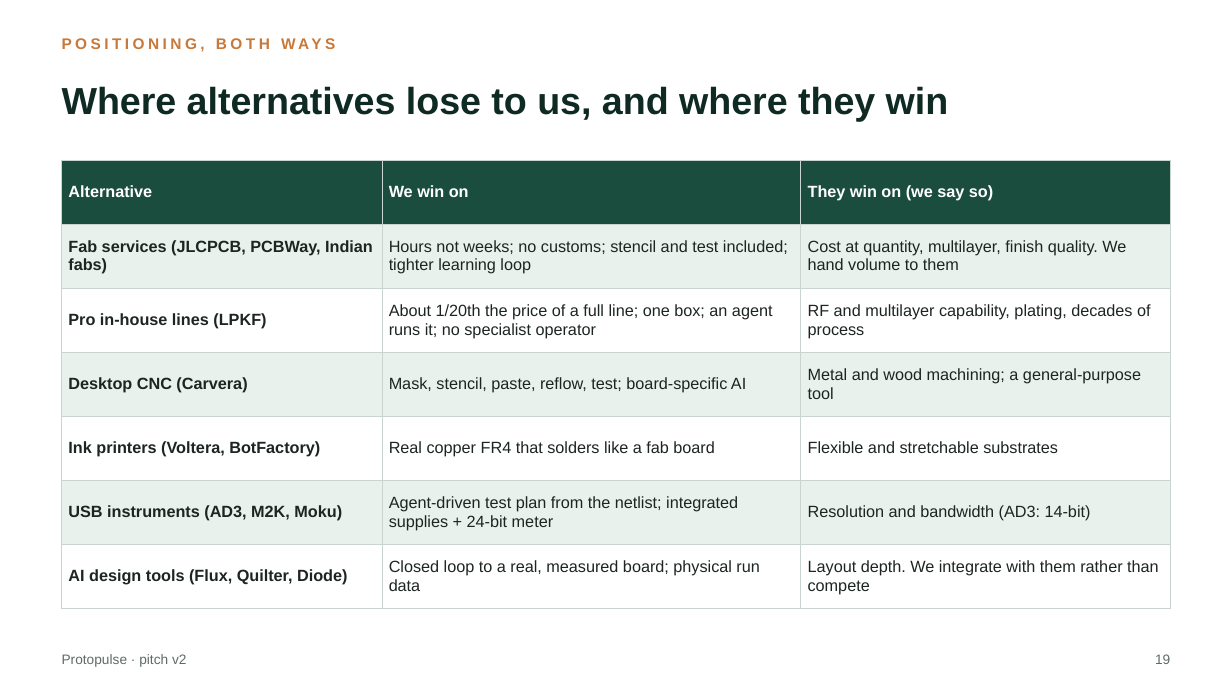
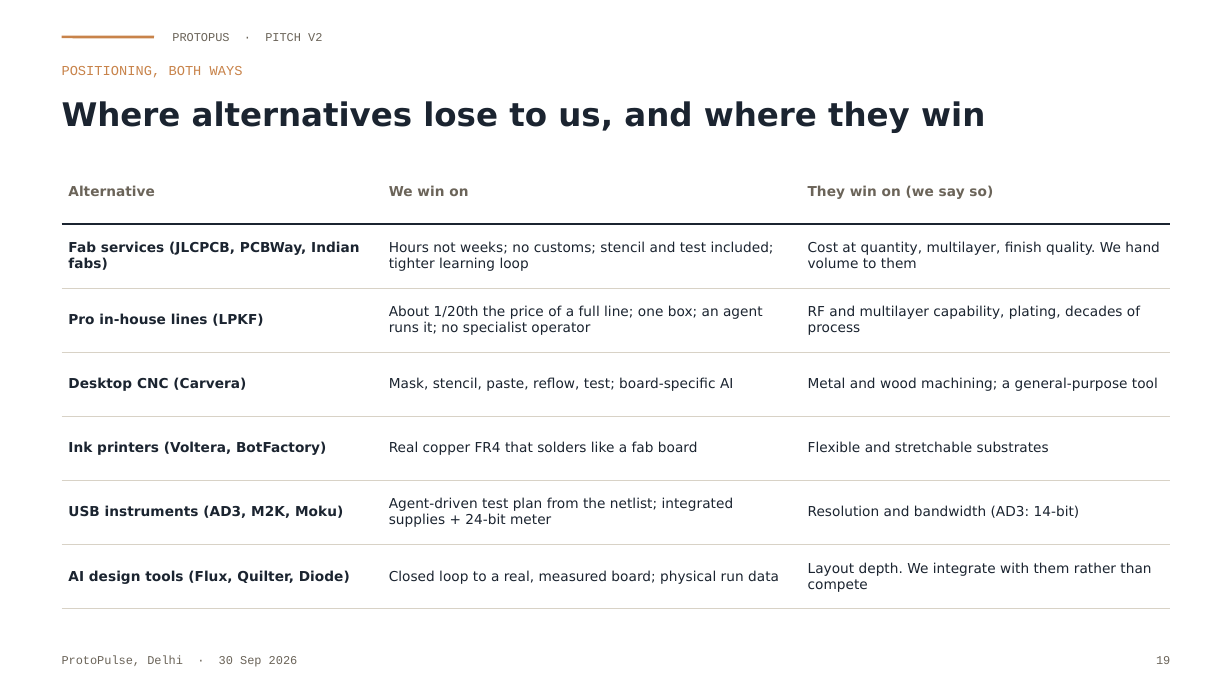
Before and after one commit to Soham-ece/nn, a slide deck: slide 19 of protopulse_murder_board/Protopulse_Pitch_v2.pptx. Drawn at 1232x693 pixels with LibreOffice and Linux fonts; fonts in the diff are those of the drawing. Boxes give left, top, right and bottom in pixels: in the first picture for what was removed or moved away, otherwise in the second. Text is boxed around its words. In the diff, an @@ line names an element or a change of style, - is before the commit and + after.

```diff
--- a/protopulse_murder_board/Protopulse_Pitch_v2.pptx
+++ b/protopulse_murder_board/Protopulse_Pitch_v2.pptx
@@ line added from (62, 37) to (154, 37), #C8834A 1.5 pt @@
@@ text at <box>172,33,322,41</box>: text changed; size 8 to 7 pt; font Arial to Courier New; text colour #5E6B66 to #6B6459 @@
-Protopulse · pitch v2
+PROTOPUS · PITCH V2
@@ text "Where alternatives lose to us, ...": place and size @@
-text "Where alternatives lose to us, ..." at <box>62,86,949,122</box>
+text "Where alternatives lose to us, ..." at <box>62,101,985,133</box>
@@ text "Where alternatives lose to us, ..." at <box>62,101,985,133</box>: size 22 to 19 pt, font Arial to DejaVu Sans, text colour #0F2A22 to #1B2430 @@
@@ text "POSITIONING, BOTH WAYS": place and size @@
-text "POSITIONING, BOTH WAYS" at <box>62,34,1170,62</box>
+text "POSITIONING, BOTH WAYS" at <box>62,66,243,78</box>
@@ text "POSITIONING, BOTH WAYS" at <box>62,66,243,78</box>: size 9 to 8 pt, font Arial to Courier New, text colour #C8793A to #C8834A, letter spacing 2 to 0 pt, bold off @@
@@ table at <box>62,160,1170,596</box> @@
@@ fill #1B4D3E to none in row 1 @@
@@ fill #E8F1EC to none in 9 cells @@
@@ fill #FFFFFF to none in 9 cells @@
@@ size 9.5 to 8 pt, font Arial to DejaVu Sans, text colour #1D2522 to #1B2430 @@
@@ text colour #FFFFFF to #6B6459 in "Alternative", "We win on", "They win on (we say so)" @@
@@ borders changed @@
@@ text added at <box>62,656,298,667</box>, 7 pt, text #6B6459 @@
+ProtoPulse, Delhi · 30 Sep 2026
@@ text "19" at <box>1156,656,1170,664</box>: size 8 to 7 pt, font Arial to Courier New, text colour #5E6B66 to #6B6459 @@
```
Also in this commit, not shown: 29 other slides changed.
